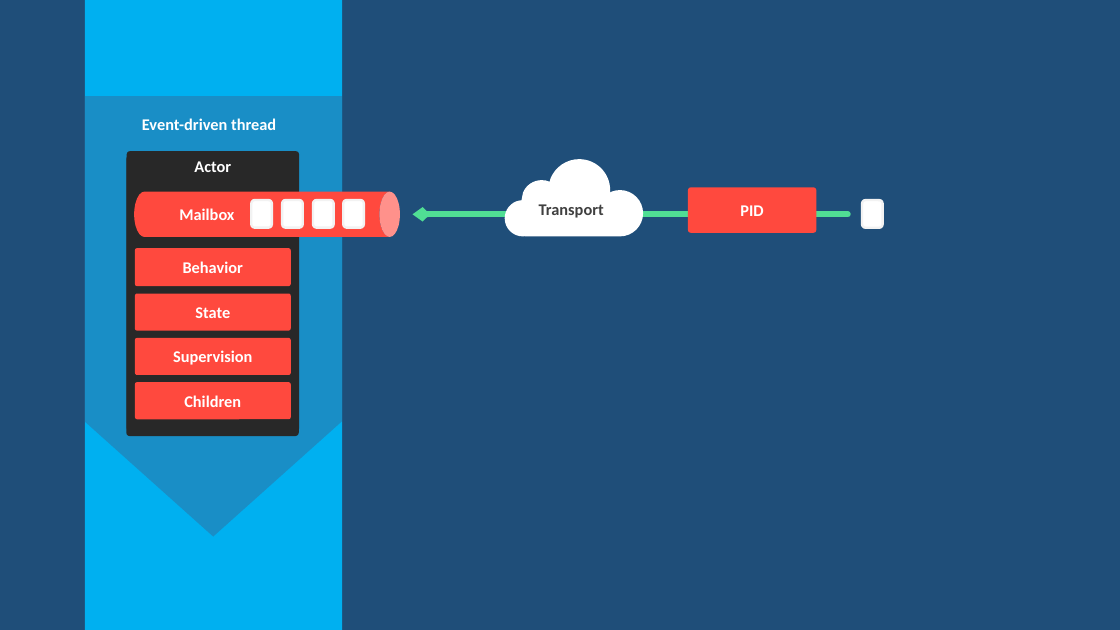
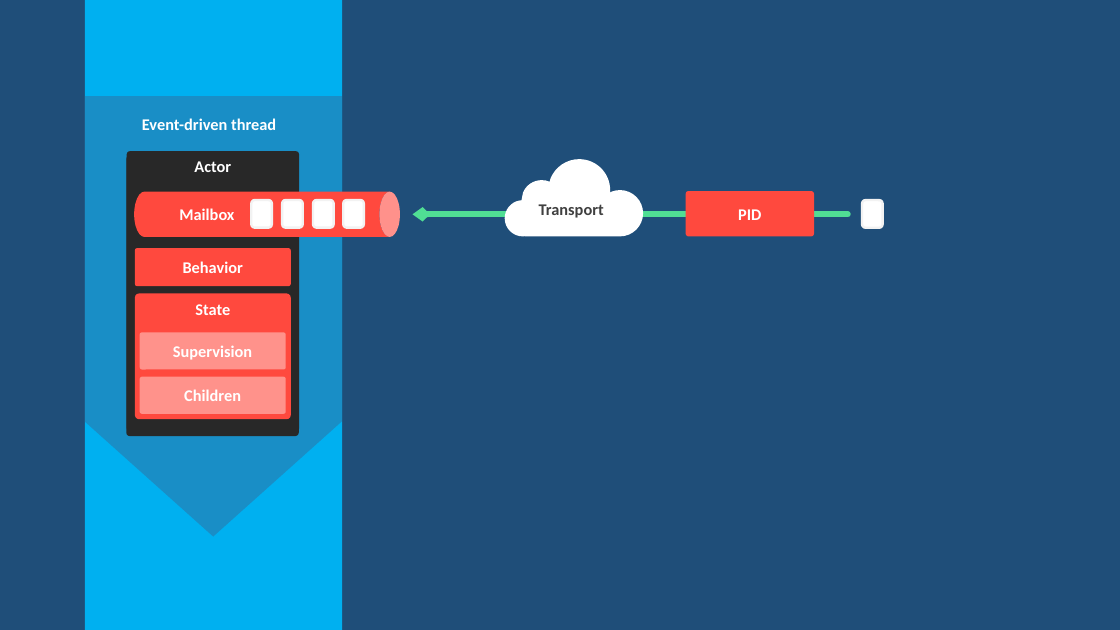
Before and after one commit to rogeralsing/Presentations, a slide deck: slide 7 of ProtoActor/QConSP/protoactor.pptx (slide 17 before the commit). Drawn at 1120x630 pixels with LibreOffice and Linux fonts; fonts in the diff are those of the drawing. Boxes give left, top, right and bottom in pixels: in the first picture for what was removed or moved away, otherwise in the second. Text is boxed around its words. In the diff, an @@ line names an element or a change of style, - is before the commit and + after.

```diff
--- a/ProtoActor/QConSP/protoactor.pptx
+++ b/ProtoActor/QConSP/protoactor.pptx
@@ rounded rectangle "PID": place and size @@
-rounded rectangle "PID" at bbox=[688, 187, 817, 233]
+rounded rectangle "PID" at bbox=[686, 191, 814, 236]
@@ rounded rectangle "State": place and size @@
-rounded rectangle "State" at bbox=[135, 293, 292, 330]
+rounded rectangle "State" at bbox=[135, 293, 292, 419]
@@ rounded rectangle "State" at bbox=[135, 293, 292, 419]: vertical alignment middle to top; proportions changed @@
@@ rounded rectangle "Supervision": place and size @@
-rounded rectangle "Supervision" at bbox=[135, 338, 292, 375]
+rounded rectangle "Supervision" at bbox=[139, 333, 286, 370]
@@ rounded rectangle "Supervision" at bbox=[139, 333, 286, 370]: fill #FF493E to #FF928B @@
@@ rounded rectangle "Children" at bbox=[139, 376, 286, 413]: fill #FF493E to #FF928B @@
@@ rounded rectangle "Children": place and size @@
-rounded rectangle "Children" at bbox=[135, 382, 292, 419]
+rounded rectangle "Children" at bbox=[139, 376, 286, 413]
```
Also in this commit, not shown: 6 other slides changed, 4 slides added, 12 slides removed.
